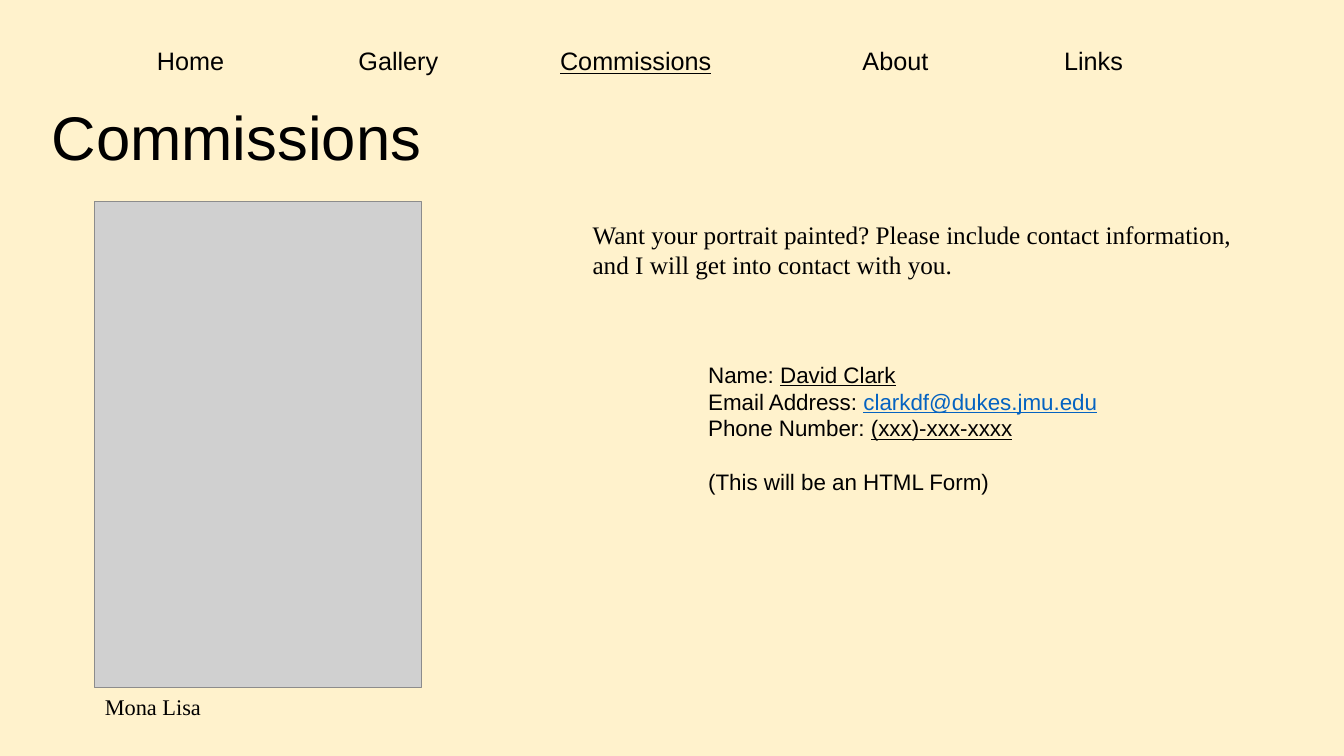
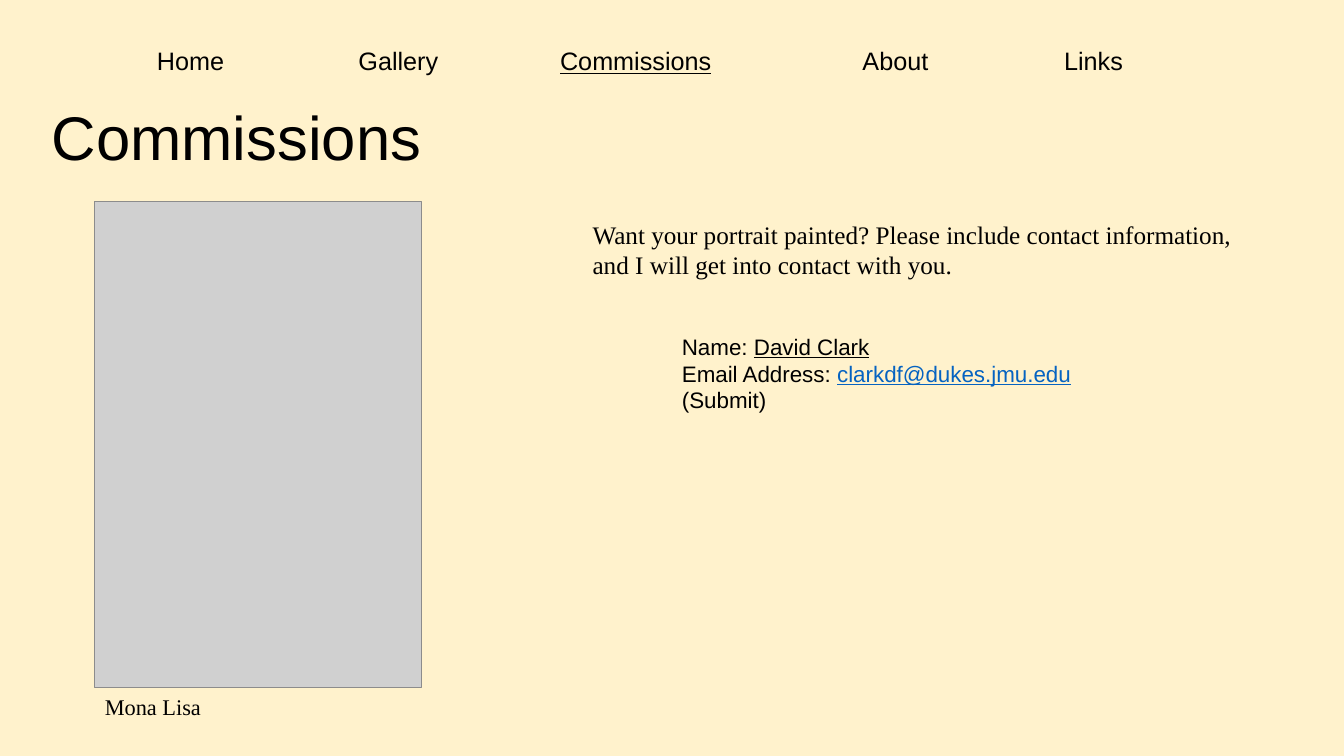
Before and after one commit to Clarkdf/343-f22-p1, a slide deck: slide 3 of design/CS343 - P1 Sketch Up.pptx. Drawn at 1344x756 pixels with LibreOffice and Linux fonts; fonts in the diff are those of the drawing; grey boxes stand for pictures. Boxes give left, top, right and bottom in pixels: in the first picture for what was removed or moved away, otherwise in the second. Text is boxed around its words. In the diff, an @@ line names an element or a change of style, - is before the commit and + after.

Commit message:
removed phone form request

```diff
--- a/design/CS343 - P1 Sketch Up.pptx
+++ b/design/CS343 - P1 Sketch Up.pptx
@@ text "Name: David Clark": place and size @@
-text "Name: David Clark" at [708, 366, 1097, 495]
+text "Name: David Clark" at [682, 338, 1071, 413]
@@ text at [682, 391, 766, 413]: text changed @@
-Phone Number: (xxx)-xxx-xxxx
-(This will be an HTML Form)
+(Submit)
```
Also in this commit, not shown: 2 other files.
